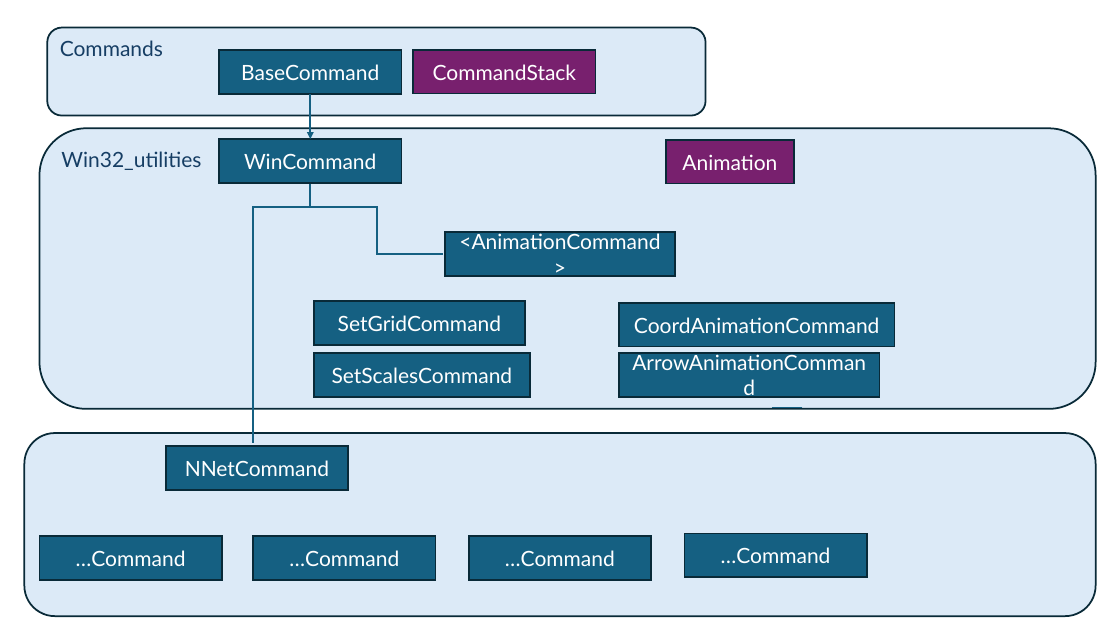
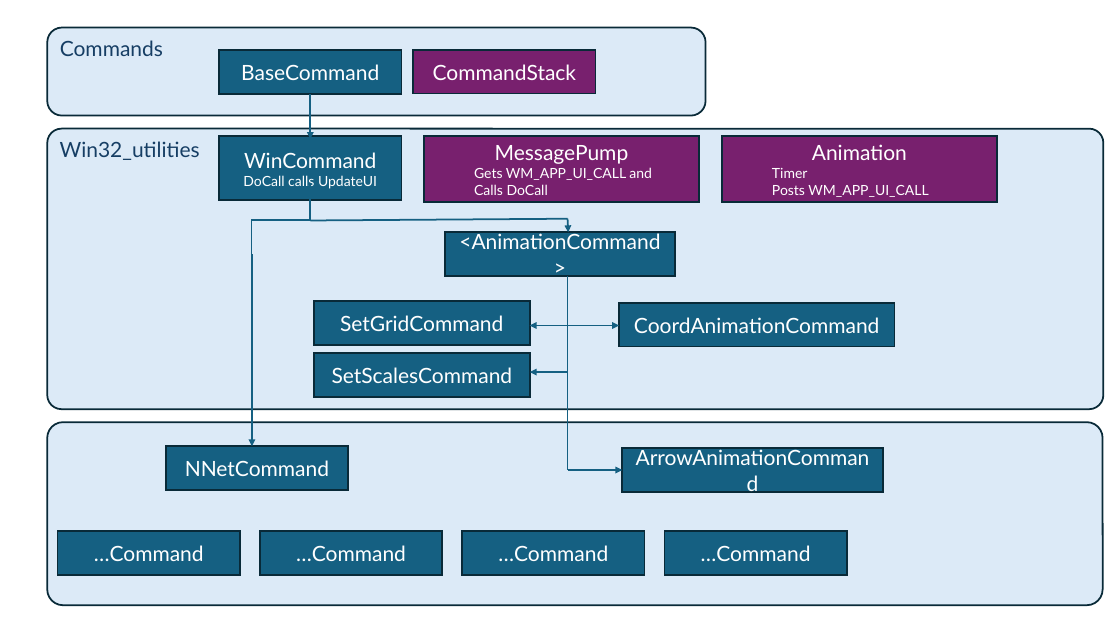
Before and after one commit to pk1954/solutions, a slide deck: slide 1 of NNet/Docu/Commands.pptx. Drawn at 1120x630 pixels with LibreOffice and Linux fonts; fonts in the diff are those of the drawing. Boxes give left, top, right and bottom in pixels: in the first picture for what was removed or moved away, otherwise in the second. Text is boxed around its words. In the diff, an @@ line names an element or a change of style, - is before the commit and + after.

```diff
--- a/NNet/Docu/Commands.pptx
+++ b/NNet/Docu/Commands.pptx
@@ rounded rectangle "Win32_utilities" moved from (x1=39, y1=129, x2=1096, y2=409) to (x1=47, y1=129, x2=1103, y2=409) @@
@@ rounded rectangle "Win32_utilities" at (x1=47, y1=129, x2=1103, y2=409): proportions changed @@
@@ rectangle "WinCommand" resized from (x1=219, y1=139, x2=402, y2=183) to (x1=219, y1=136, x2=402, y2=200) @@
@@ rectangle added at (x1=424, y1=136, x2=700, y2=202), fill #78206E, outline #092A39 1.5 pt, 12 pt, text #FFFFFF @@
+MessagePump
+  Gets WM_APP_UI_CALL and
+  Calls DoCall
@@ rectangle "Animation" resized from (x1=666, y1=139, x2=795, y2=183) to (x1=722, y1=136, x2=997, y2=202) @@
@@ text in rectangle at (x1=243, y1=175, x2=377, y2=189): paragraph added @@
+DoCall calls UpdateUI
@@ text in rectangle at (x1=772, y1=168, x2=928, y2=197): paragraphs added @@
+  Timer
+  Posts WM_APP_UI_CALL
@@ elbow line moved from (310, 183) - (254, 443) to (310, 183) - (252, 255) @@
@@ elbow line removed from (310, 207) to (444, 255) @@
@@ line added from (310, 220) to (568, 218), #156082 1.5 pt @@
@@ arrow added from (568, 218) to (569, 233), #156082 1.5 pt @@
@@ arrow added from (252, 255) to (252, 446), #156082 1.5 pt @@
@@ line added from (568, 276) to (568, 471), #156082 1.5 pt @@
@@ rectangle "SetGridCommand" resized from (x1=314, y1=301, x2=526, y2=344) to (x1=314, y1=301, x2=530, y2=344) @@
@@ line moved from (802, 408) - (772, 408) to (568, 326) - (530, 326) @@
@@ line (568, 326) - (530, 326): line to arrow @@
@@ arrow added from (568, 326) to (619, 326), #156082 1.5 pt @@
@@ arrow added from (568, 372) to (530, 372), #156082 1.5 pt @@
@@ rounded rectangle at (x1=47, y1=423, x2=1102, y2=606): proportions changed @@
@@ rounded rectangle resized from (x1=24, y1=434, x2=1096, y2=617) to (x1=47, y1=423, x2=1102, y2=606) @@
@@ rectangle "ArrowAnimationCommand" moved from (x1=619, y1=353, x2=880, y2=397) to (x1=623, y1=449, x2=883, y2=492) @@
@@ arrow added from (568, 471) to (623, 471), #156082 1.5 pt @@
@@ rectangle "…Command" moved from (x1=39, y1=536, x2=222, y2=580) to (x1=58, y1=531, x2=240, y2=575) @@
@@ rectangle "…Command" moved from (x1=254, y1=536, x2=436, y2=580) to (x1=260, y1=531, x2=442, y2=575) @@
@@ rectangle "…Command" moved from (x1=469, y1=536, x2=651, y2=580) to (x1=462, y1=531, x2=644, y2=575) @@
@@ rectangle "…Command" moved from (x1=685, y1=534, x2=867, y2=577) to (x1=665, y1=531, x2=847, y2=575) @@
```
Also in this commit, not shown: 21 other files.
